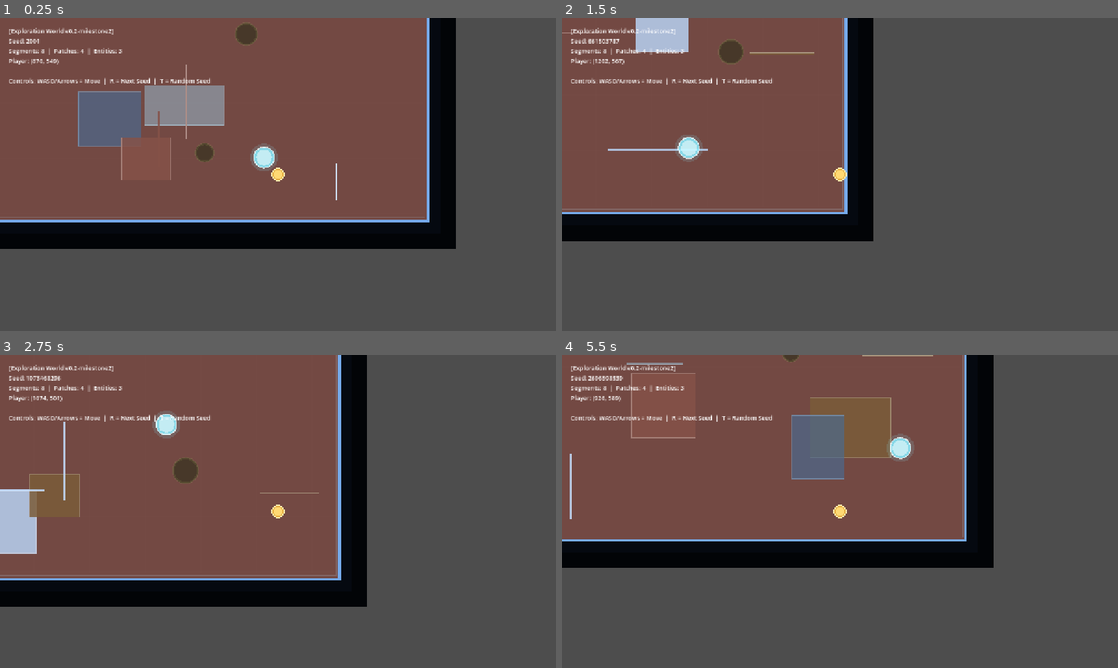
Above: before the commit, frames 1-4 (two rows, left to right).
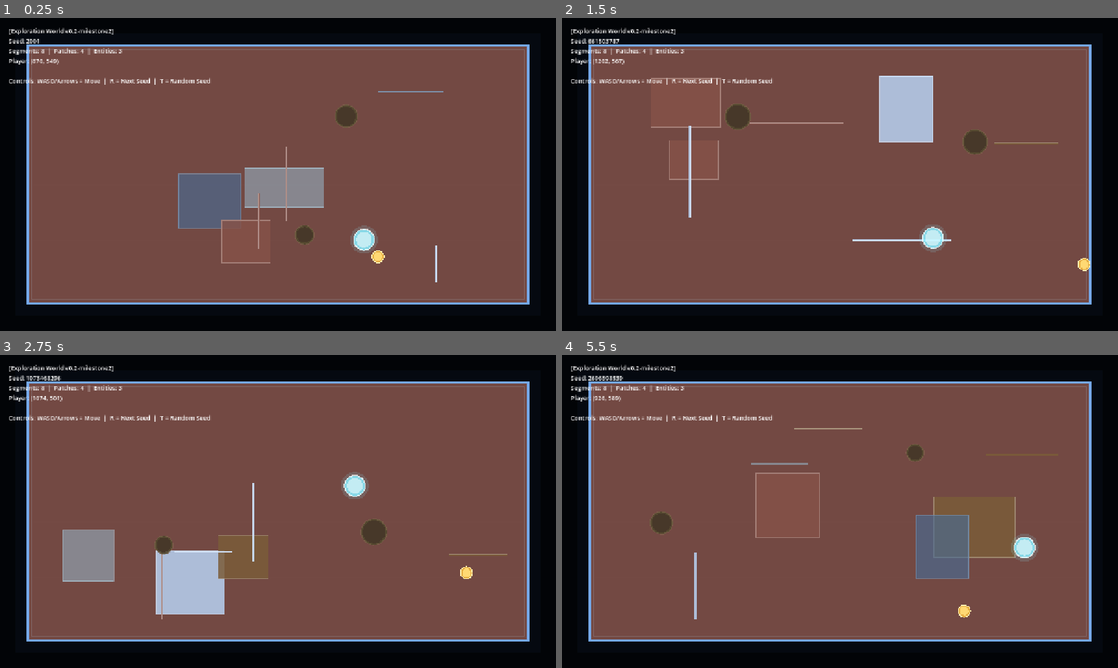
Above: after the commit, the same moments.

Repository: Nopppa/lantern-engine
Game: Godot game, scene res://scenes/exploration_scene.tscn
The game is run twice, just before and just after one commit, with the same random seed, the same clock (stepped at 60 frames per second) and the same inputs. This scene is started directly instead of the project's main scene.
Inputs (mouse positions are in pixels of both pictures, inside the frame that each line leads up to):
- Up to frame 1 (0.25 s): no input
- Up to frame 2 (1.5 s): tap Enter (ui_accept) at 0.5, 0.77 s; move the mouse to (962, 158) at 0.52 s; hold D (move_right) 0.53-1.28 s; tap T at 0.6 s; move the mouse to (728, 190) at 1.27 s; hold S (move_down) from 1.28 s (still down); click (728, 190) at 1.35 s
- Up to frame 3 (2.75 s): tap Enter (ui_accept) at 1.52 s; tap T at 1.55, 2.3 s; move the mouse to (333, 442) at 2.02 s; release S (move_down) at 2.03 s; hold D (move_right) from 2.03 s (still down); tap Q (cast_prism_surge) at 2.1 s
- Up to frame 4 (5.5 s): move the mouse to (812, 574) at 2.77 s; release D (move_right) at 2.78 s; hold R (grant_upgrade) 2.78-3.53 s; tap E (interact) at 2.85 s; tap Enter (ui_accept) at 3.02, 3.5, 3.77, 4.52 s; tap T every 0.75 s from 3.05 to 5.3 s; move the mouse to (1006, 558) at 3.52 s; hold A (move_left) 3.53-5.03 s; right-click (1006, 558) at 3.6 s; move the mouse to (673, 464) at 4.27 s; tap Q (quick_refill) at 4.35 s; move the mouse to (867, 511) at 5.02 s; hold S (move_down) from 5.03 s (still down); tap 2 (spawn_hollow) at 5.1 s

The runs differ from the first frame. In frame 1, 68% of the frame differs, in the area x 0-100%, y 0-100%; in frame 2, 77%; in frame 3, 69%; in frame 4, 70%.

Commit message:
feat(randomgen): add blocker collision and safer spawn handling

Diff:
--- a/scripts/exploration_scene.gd
+++ b/scripts/exploration_scene.gd
@@ -14,6 +14,7 @@
 class_name ExplorationScene
 
 const GeneratedExplorationProvider = preload("res://scripts/world/generated_exploration_provider.gd")
+const LightLabCollision = preload("res://scripts/gameplay/light_lab_collision.gd")
 const LightTypes = preload("res://scripts/gameplay/light_types.gd")
 
 # Arena rect matching RunScene / Light Lab for pipeline compatibility.
@@ -82,29 +83,38 @@
 		_player_pos = spawn
 	else:
 		_player_pos = ARENA_RECT.get_center()
+	_player_pos = _find_valid_spawn(_player_pos)
 
 # --- Scene setup (Milestone 2) ---
 
 func _setup_scene() -> void:
 	# Player node
-	_player_node = Node2D.new()
-	_player_node.name = "Player"
+	if _player_node == null:
+		_player_node = Node2D.new()
+		_player_node.name = "Player"
+		add_child(_player_node)
 	_player_node.position = _player_pos
-	add_child(_player_node)
 
 	# Camera — attached to player so it follows movement
-	_camera = Camera2D.new()
-	_camera.enabled = true
-	_player_node.add_child(_camera)
+	if _camera == null:
+		_camera = Camera2D.new()
+		_camera.enabled = true
+		_player_node.add_child(_camera)
+	_camera.limit_left = int(ARENA_RECT.position.x)
+	_camera.limit_top = int(ARENA_RECT.position.y)
+	_camera.limit_right = int(ARENA_RECT.end.x)
+	_camera.limit_bottom = int(ARENA_RECT.end.y)
 
 	# HUD
-	_hud_layer = CanvasLayer.new()
-	add_child(_hud_layer)
-
-	_hud_label = Label.new()
-	_hud_label.position = Vector2(20, 20)
-	_hud_label.add_theme_font_size_override("font_size", 14)
-	_hud_layer.add_child(_hud_label)
+	if _hud_layer == null:
+		_hud_layer = CanvasLayer.new()
+		add_child(_hud_layer)
+
+	if _hud_label == null:
+		_hud_label = Label.new()
+		_hud_label.position = Vector2(20, 20)
+		_hud_label.add_theme_font_size_override("font_size", 14)
+		_hud_layer.add_child(_hud_label)
 
 # --- Player movement (Milestone 2) ---
 
@@ -121,9 +131,13 @@
 
 	if input_dir.length() > 0.0:
 		input_dir = input_dir.normalized()
-		_player_pos += input_dir * PLAYER_SPEED * delta
-		_player_pos.x = clampf(_player_pos.x, ARENA_RECT.position.x + PLAYER_RADIUS, ARENA_RECT.end.x - PLAYER_RADIUS)
-		_player_pos.y = clampf(_player_pos.y, ARENA_RECT.position.y + PLAYER_RADIUS, ARENA_RECT.end.y - PLAYER_RADIUS)
+		var target_pos := LightLabCollision.resolve_circle_motion_in_space(
+			_player_pos,
+			PLAYER_RADIUS,
+			input_dir * PLAYER_SPEED * delta,
+			_collision_space()
+		)
+		_player_pos = _clamp_player_to_arena(target_pos)
 		_player_node.position = _player_pos
 
 func _update_hud() -> void:
@@ -149,6 +163,9 @@
 func reroll(new_seed: int) -> void:
 	world_seed = new_seed
 	_boot_world()
+	if _player_node != null:
+		_player_node.position = _player_pos
+	queue_redraw()
 	print("[ExplorationScene] Rerolled — seed: %d  spawn: %s" % [world_seed, str(_provider.spawn_hint())])
 
 ## World metadata passthrough.
@@ -180,6 +197,31 @@
 	if _light_world == null:
 		return 0
 	return _light_world.light_entities.size()
+
+func _collision_space() -> Dictionary:
+	if _light_world == null:
+		return {"segments": [], "circles": []}
+	return _light_world.collision_space()
+
+func _clamp_player_to_arena(pos: Vector2) -> Vector2:
+	return Vector2(
+		clampf(pos.x, ARENA_RECT.position.x + PLAYER_RADIUS, ARENA_RECT.end.x - PLAYER_RADIUS),
+		clampf(pos.y, ARENA_RECT.position.y + PLAYER_RADIUS, ARENA_RECT.end.y - PLAYER_RADIUS)
+	)
+
+func _find_valid_spawn(target: Vector2) -> Vector2:
+	var candidate := _clamp_player_to_arena(target)
+	var collision_space := _collision_space()
+	if not LightLabCollision.is_circle_blocked_in_space(candidate, PLAYER_RADIUS, collision_space):
+		return candidate
+	for ring in range(1, 7):
+		for step in range(16):
+			var angle := TAU * float(step) / 16.0
+			var probe := candidate + Vector2.RIGHT.rotated(angle) * float(ring) * 20.0
+			probe = _clamp_player_to_arena(probe)
+			if not LightLabCollision.is_circle_blocked_in_space(probe, PLAYER_RADIUS, collision_space):
+				return probe
+	return _clamp_player_to_arena(ARENA_RECT.get_center())
 
 # --- Rendering (Milestone 2) ---
 
